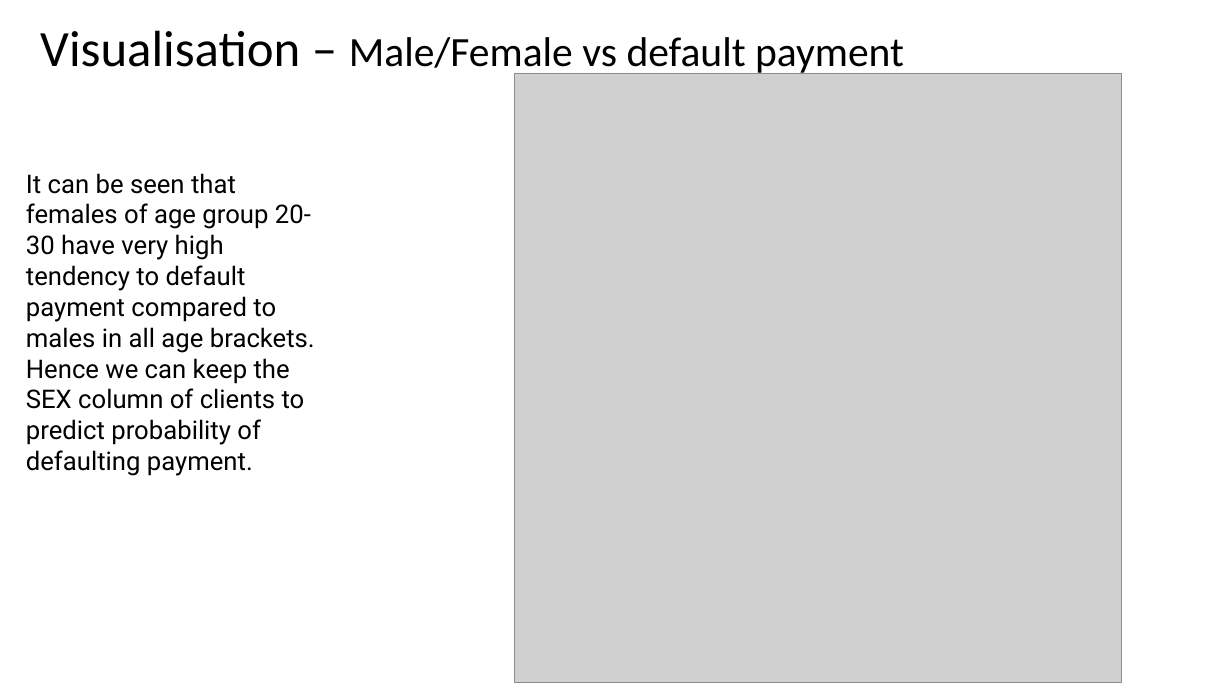
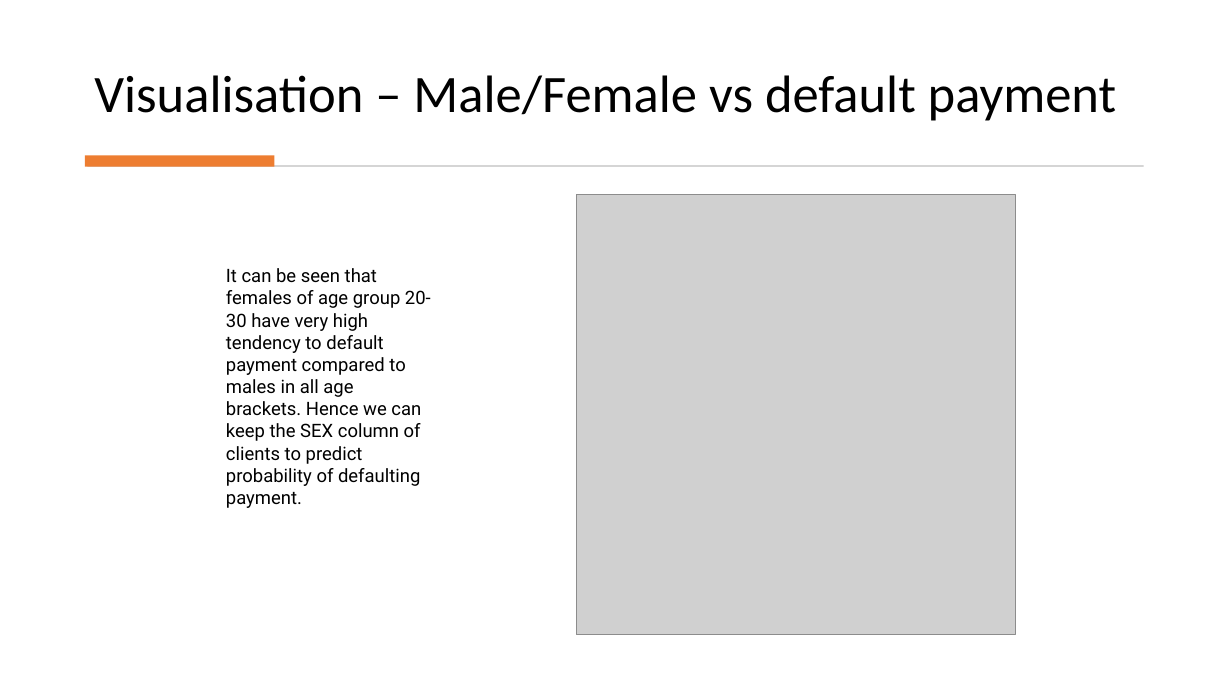
Before and after one commit to pragyanandan/mini-Project-2-ML, a slide deck: slide 9 of Mini-Project.pptx. Drawn at 1232x693 pixels with LibreOffice and Linux fonts; fonts in the diff are those of the drawing; grey boxes stand for pictures. Boxes give left, top, right and bottom in pixels: in the first picture for what was removed or moved away, otherwise in the second. Text is boxed around its words. In the diff, an @@ line names an element or a change of style, - is before the commit and + after.

```diff
--- a/Mini-Project.pptx
+++ b/Mini-Project.pptx
@@ title "Visualisation – Male/Female vs default ...": place and size @@
-title "Visualisation – Male/Female vs default ..." at [40,30,904,76]
+title "Visualisation – Male/Female vs default ..." at [94,75,1116,121]
@@ title "Visualisation – Male/Female vs default ..." at [94,75,1116,121]: size 39.6 to 41 pt in "Visualisation –"; size 32.4 to 41 pt in "Male/Female vs default payment"; vertical alignment middle to bottom @@
@@ rectangle added at [85,155,274,166], fill #ED7D31 @@
@@ rectangle added at [88,165,1144,167], fill #D5D5D5 @@
@@ picture: place and size @@
-picture at [514,73,1121,682]
+picture at [577,195,1016,636]
@@ text "It can be seen that ...": place and size @@
-text "It can be seen that ..." at [26,173,315,476]
+text "It can be seen that ..." at [226,268,431,486]
@@ text "It can be seen that ..." at [226,268,431,486]: size 20 to 14.4 pt; more space between paragraphs @@
```
Also in this commit, not shown: 12 other slides changed, 11 slides added, 1 slide removed, 2 other files.
